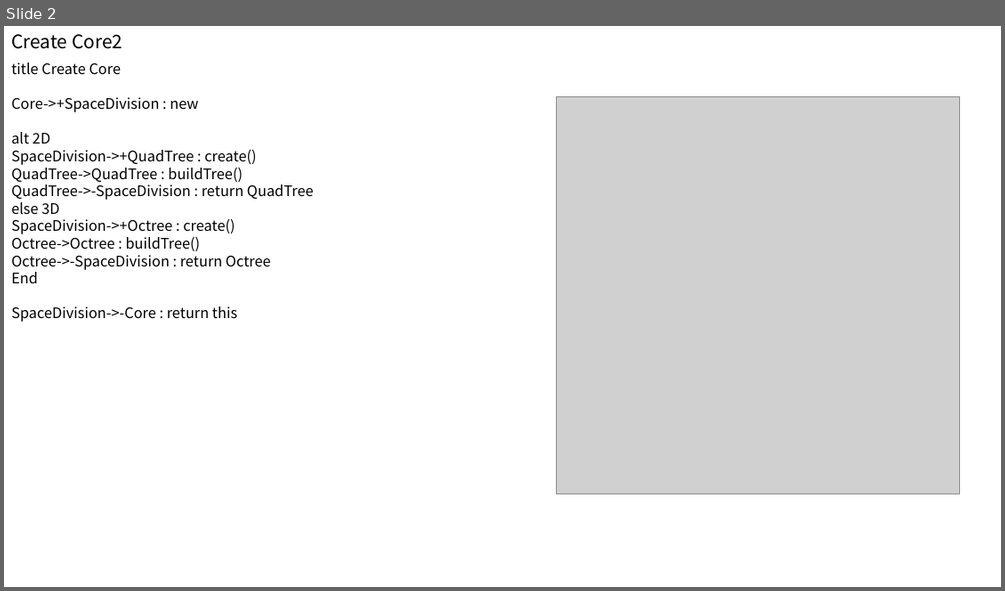
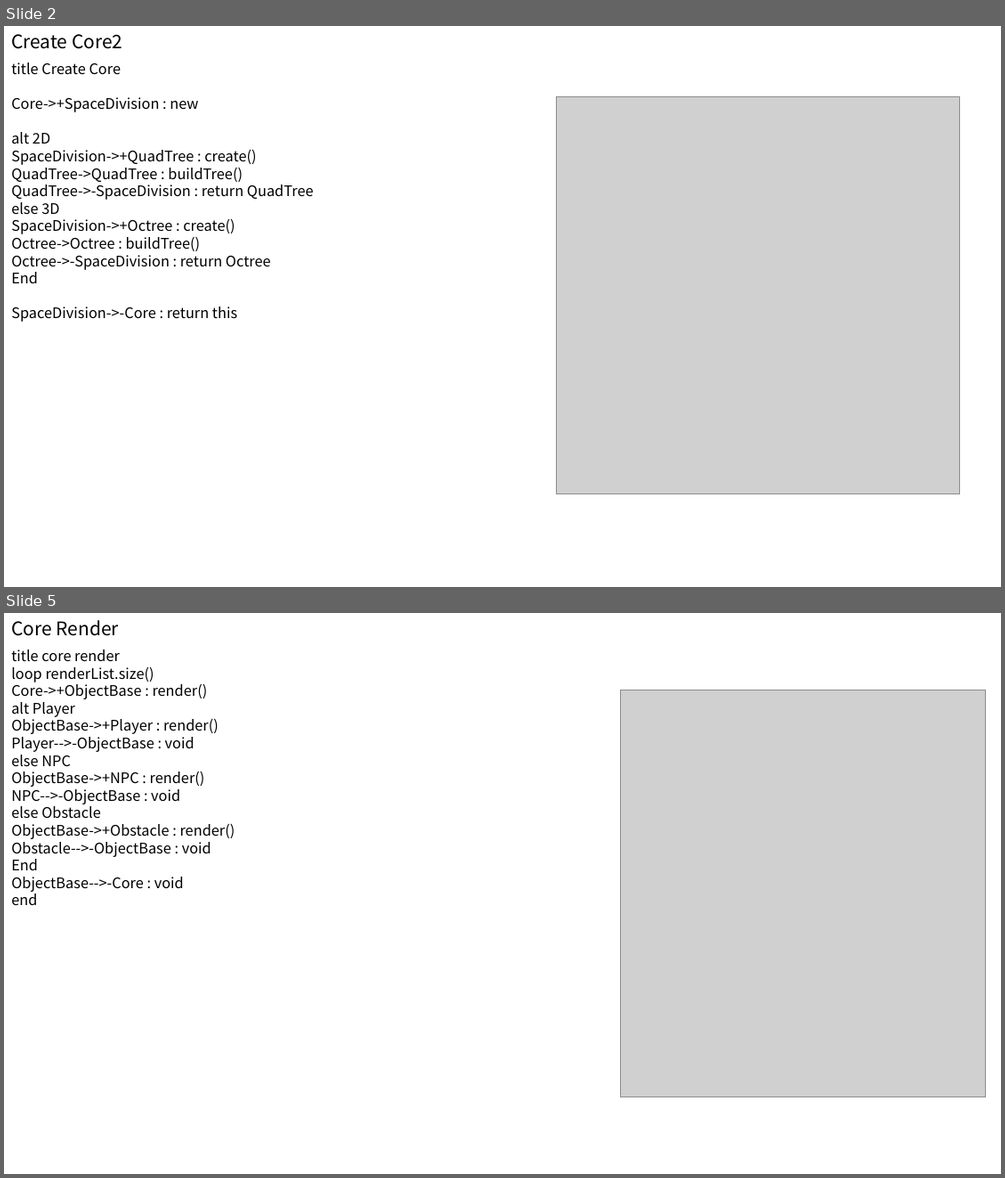
Before and after one commit to ClumsyTurtleWany/Wany_Project, a slide deck: DOC/Octree_2/Octree sequence diagram.pptx. Shown one above the other, each under a label of ours: slide 2 before the commit, slides 2 and 5 after it; the slides between them are not shown. The pictures are 1005x591 and 1005x1178 pixels, drawn with LibreOffice and Linux fonts; fonts in the diff are those of the drawing; grey boxes stand for pictures. Boxes give left, top, right and bottom in pixels: in the first picture for what was removed or moved away, otherwise in the second. Text is boxed around its words. In the diff, an @@ line names an element or a change of style, - is before the commit and + after.

```diff
--- a/DOC/Octree_2/Octree sequence diagram.pptx
+++ b/DOC/Octree_2/Octree sequence diagram.pptx
@@ slide 5 added at <box>4,613,1001,1174</box>, background #FFFFFF @@
@@ text added at <box>11,620,119,636</box>, 18 pt, text #000000 @@
+Core Render
@@ text added at <box>11,649,235,906</box>, 14 pt, text #000000 @@
+title core render
+loop renderList.size()
+Core->+ObjectBase : render()
+alt Player
+ObjectBase->+Player : render()
+Player-->-ObjectBase : void
+else NPC
+ObjectBase->+NPC : render()
+NPC-->-ObjectBase : void
+else Obstacle
+ObjectBase->+Obstacle : render()
+Obstacle-->-ObjectBase : void
+End
+ObjectBase-->-Core : void
+end
@@ picture added at <box>620,690,986,1097</box> @@
```
Also in this commit, not shown: 4 other slides added, 35 other files.
